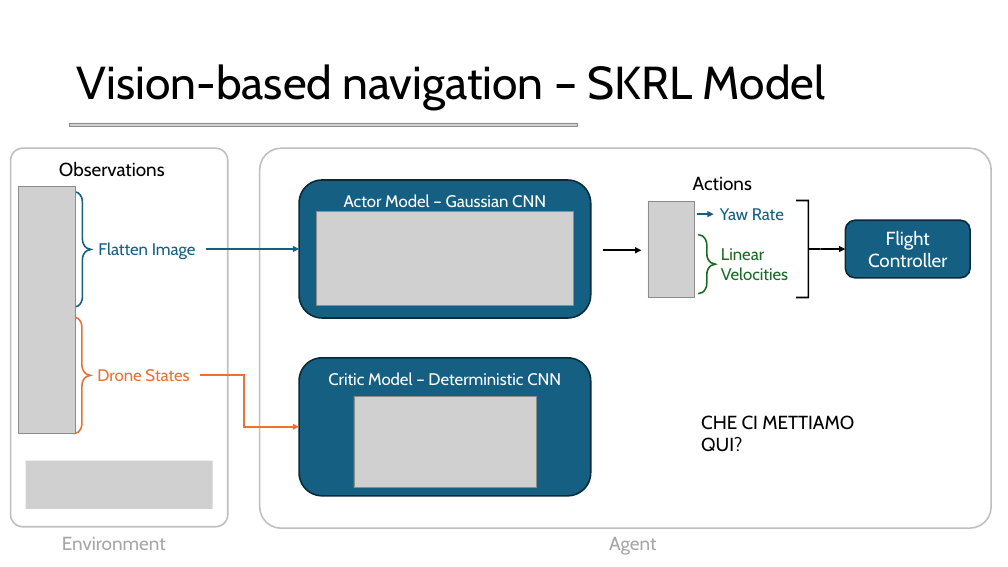
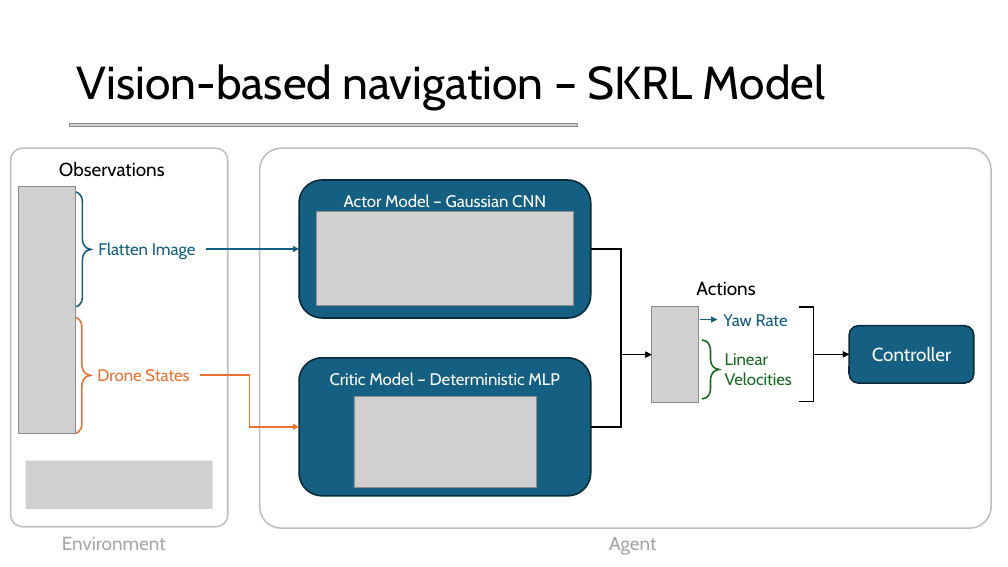
Before and after one commit to mettz/cps-project, a slide deck: slide 14 of docs/Slides.pptx. Drawn at 1008x567 pixels with LibreOffice and Linux fonts; fonts in the diff are those of the drawing; grey boxes stand for pictures. Boxes give left, top, right and bottom in pixels: in the first picture for what was removed or moved away, otherwise in the second. Text is boxed around its words. In the diff, an @@ line names an element or a change of style, - is before the commit and + after.

Commit message:
updated slides

```diff
--- a/docs/Slides.pptx
+++ b/docs/Slides.pptx
@@ right brace removed at box(796, 200, 820, 297) @@
@@ elbow arrow added from (591, 249) to (652, 355), #000000 1.5 pt @@
@@ arrow removed from (603, 250) to (641, 250) @@
@@ arrow removed from (821, 249) to (845, 249) @@
@@ elbow arrow added from (799, 307) to (849, 355), #000000 1.5 pt @@
@@ 3 texts, 1 picture, 1 left brace, 1 arrow, 1 rounded rectangle: place and size @@
-3 texts, 1 picture, 1 left brace, 1 arrow, 1 rounded rectangle at box(648, 176, 970, 298)
+3 texts, 1 picture, 1 left brace, 1 arrow, 1 rounded rectangle at box(652, 281, 974, 403)
@@ elbow arrow added from (591, 427) to (652, 355), #000000 1.5 pt @@
@@ elbow arrow added from (799, 402) to (849, 355), #000000 1.5 pt @@
@@ text in rounded rectangle at box(872, 347, 951, 362): text changed @@
-Flight Controller
+Controller
@@ elbow arrow (200, 375) - (299, 427): route changed @@
@@ text in rounded rectangle at box(330, 372, 560, 386): text changed @@
-Critic Model – Deterministic CNN
+Critic Model – Deterministic MLP
@@ text removed at box(701, 415, 854, 452) @@
-CHE CI METTIAMO QUI?
```
Also in this commit, not shown: 9 other slides changed.
